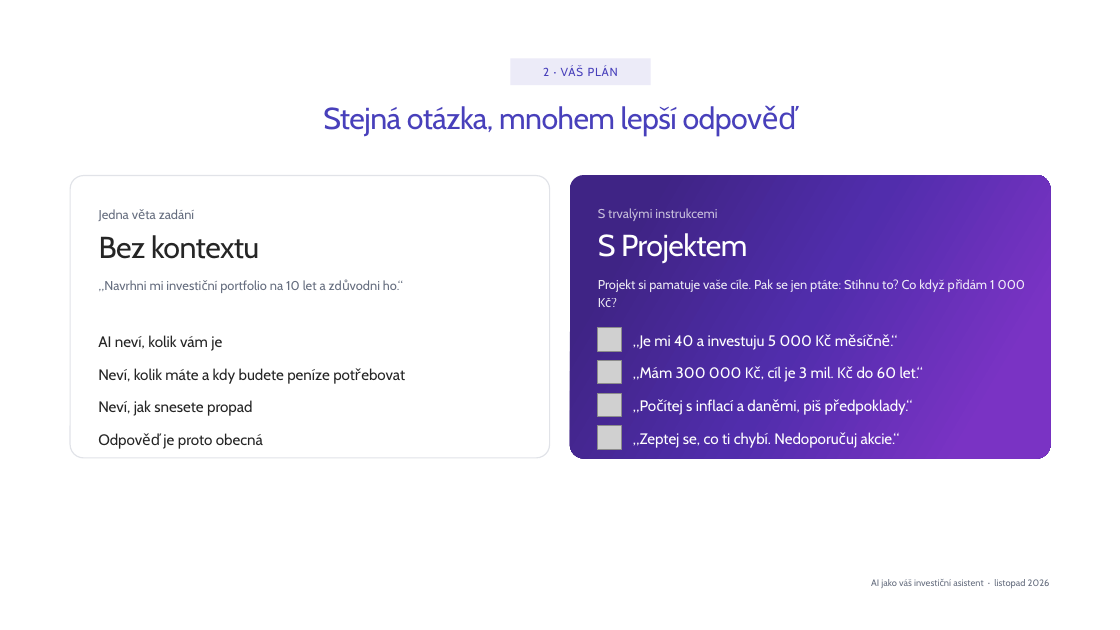
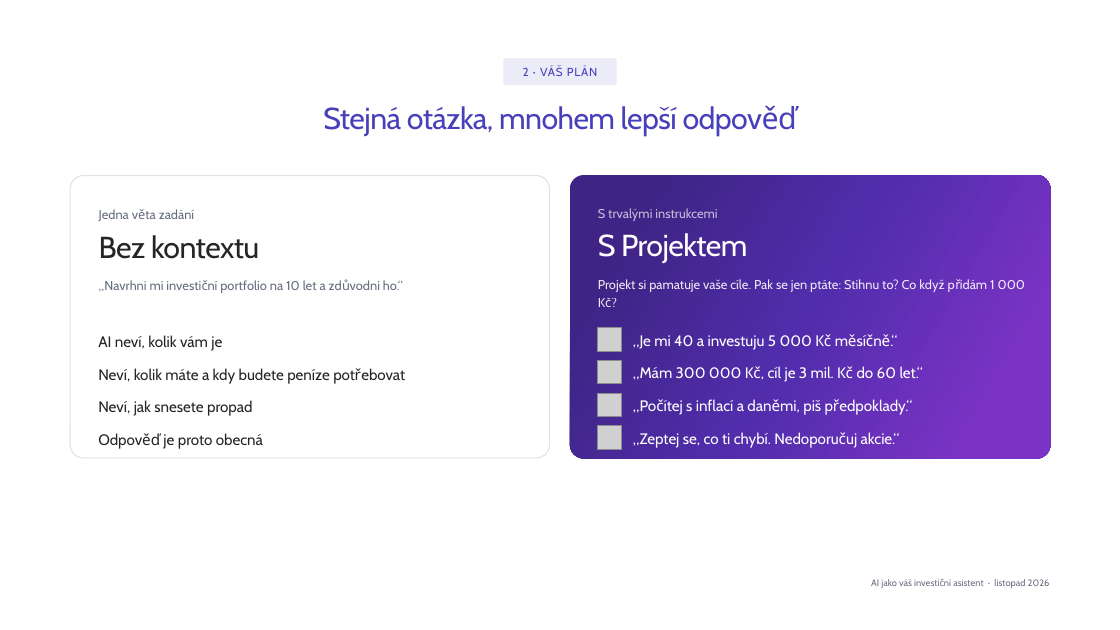
Before and after one commit to LosLameros/Agent-1, a slide deck: slide 7 of vystupy/workshopy/2026-11-umela-inteligence/AI jako váš investiční asistent - workshop.pptx. Drawn at 1120x630 pixels with LibreOffice and Linux fonts; fonts in the diff are those of the drawing; grey boxes stand for pictures; background and template pictures are left out. Boxes give left, top, right and bottom in pixels: in the first picture for what was removed or moved away, otherwise in the second. Text is boxed around its words. In the diff, an @@ line names an element or a change of style, - is before the commit and + after.

```diff
--- a/vystupy/workshopy/2026-11-umela-inteligence/AI jako váš investiční asistent - workshop.pptx
+++ b/vystupy/workshopy/2026-11-umela-inteligence/AI jako váš investiční asistent - workshop.pptx
@@ subtitle "2 · VÁŠ PLÁN": place and size @@
-subtitle "2 · VÁŠ PLÁN" at (511,58,651,85)
+subtitle "2 · VÁŠ PLÁN" at (503,58,617,85)
```
Also in this commit, not shown: 16 other slides changed, 1 other file.
